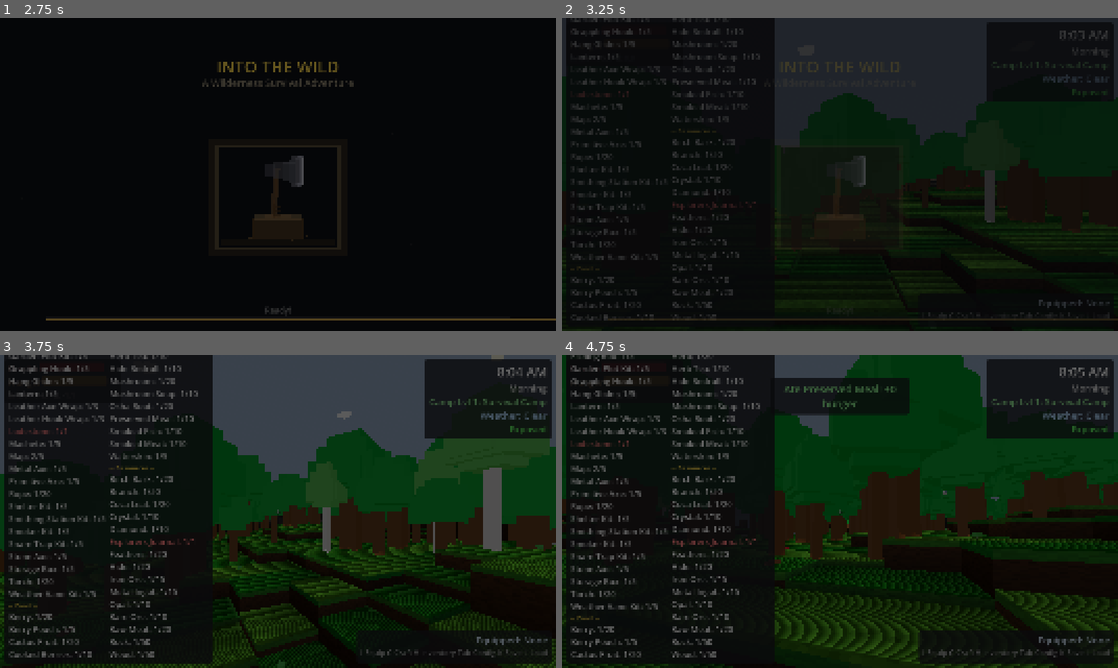
Above: before the commit, frames 1-4 (two rows, left to right).
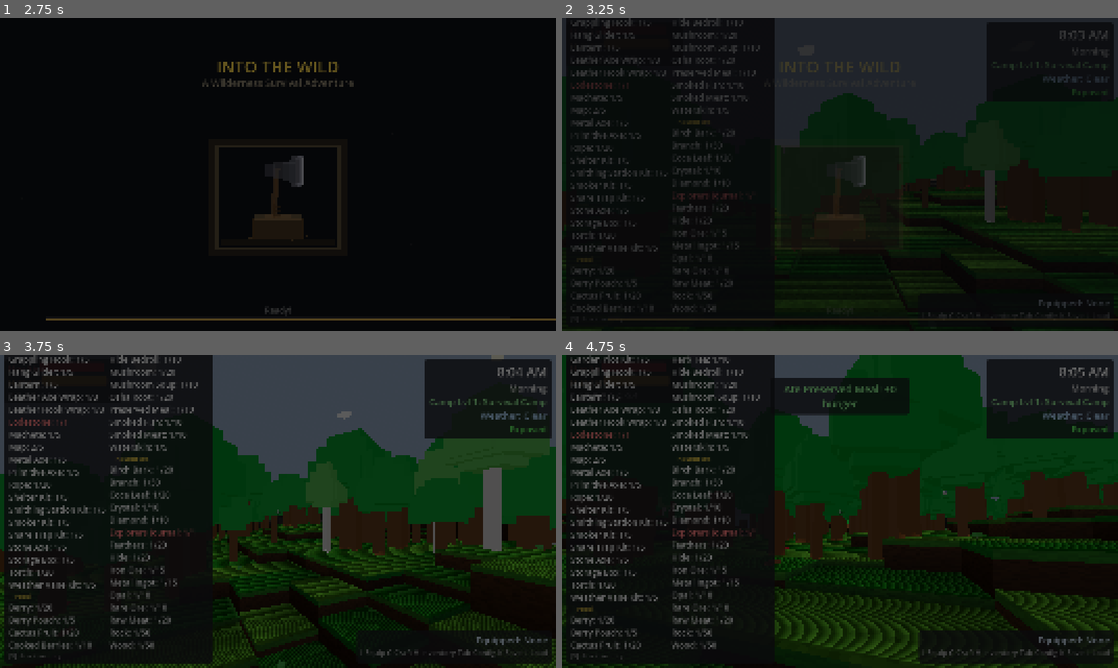
Above: after the commit, the same moments.

Repository: adchamberlain/into-the-wild
Game: Godot game, scene res://scenes/main.tscn
Two runs of this game, one before a commit and one after it. Both use one fixed random seed, a clock stepped at 60 frames per second and the inputs below.
Inputs (mouse positions are in pixels of both pictures, inside the frame that each line leads up to):
- Up to frame 1 (2.75 s): tap Enter at 0.5, 2 s; move the mouse to (305, 174) at 0.52 s; hold F (eat) 0.53-1.28 s; hold W (move_forward) from 0.53 s (still down); click (305, 174) at 0.67 s; tap Space (jump) at 0.77, 1.07, 1.25, 1.52, 1.82 s; move the mouse to (250, 174) at 1.27 s; tap C (crouch) at 1.35 s; tap F (eat) at 1.55, 2.3 s; move the mouse to (289, 168) at 2.02 s; hold T (cycle_ammo) from 2.03 s (still down)
- Up to frame 2 (3.25 s): keep holding W (move_forward); move the mouse to (834, 180) at 2.77 s; release T (cycle_ammo) at 2.78 s; tap F (eat) at 2.85 s; click (834, 180) at 2.92 s; tap Space (jump) at 3.02 s
- Up to frame 3 (3.75 s): keep holding W (move_forward); tap Space (jump) at 3.32 s; move the mouse to (316, 514) at 3.52 s; hold E (interact) from 3.53 s (still down)
- Up to frame 4 (4.75 s): keep holding W (move_forward); tap Space (jump) at 3.77, 4.07, 4.52 s; tap F (eat) at 3.8, 4.55 s; move the mouse to (795, 508) at 4.27 s; release E (interact) at 4.28 s; tap M (move_structure) at 4.35 s

Frame 1 is identical in both runs. In frame 2, 4.9% of the frame differs, in the area x 1-36%, y 0-97%; in frame 3, 8.4%, in the area x 1-36%, y 0-98%; in frame 4, 8.4%.

Commit message:
Add toggle hint to inventory panel showing V or D-pad Left
Small grey hint at the bottom of the inventory panel reads
"[V] Hide inventory" on keyboard or "[D←] Hide inventory"
on controller. Updates when input device changes.

Co-Authored-By: Claude Opus 4.6 <noreply@anthropic.com>

Diff:
--- a/scripts/ui/hud.gd
+++ b/scripts/ui/hud.gd
@@ -33,6 +33,7 @@
 # How many items fit in one column before splitting to two columns
 const INVENTORY_COLUMN_THRESHOLD: int = 14
 var inventory_visible: bool = true
+var inventory_toggle_hint: Label = null
 
 # Equipment
 @onready var equipped_label: Label = $EquippedPanel/EquippedContainer/EquippedLabel
@@ -273,6 +274,9 @@
 
 	# Create gliding state indicator (hidden by default)
 	_create_gliding_indicator()
+
+	# Create inventory toggle hint at bottom of panel
+	_create_inventory_toggle_hint()
 
 	# Initialize displays
 	_update_inventory_display()
@@ -334,6 +338,7 @@
 	# Update any visible prompts
 	_update_equipped_display()
 	_update_resting_prompt()
+	_update_inventory_toggle_hint()
 
 
 func _on_interaction_cleared() -> void:
@@ -1063,6 +1068,29 @@
 
 	# Hide overlay when done
 	tween.tween_callback(func(): fade_overlay.visible = false)
+
+
+func _create_inventory_toggle_hint() -> void:
+	var vbox: VBoxContainer = inventory_panel.get_node_or_null("VBoxContainer") if inventory_panel else null
+	if not vbox:
+		return
+	inventory_toggle_hint = Label.new()
+	inventory_toggle_hint.name = "ToggleHint"
+	inventory_toggle_hint.add_theme_font_override("font", HUD_FONT)
+	inventory_toggle_hint.add_theme_font_size_override("font_size", 26)
+	inventory_toggle_hint.add_theme_color_override("font_color", Color(0.55, 0.55, 0.55, 1))
+	_update_inventory_toggle_hint()
+	vbox.add_child(inventory_toggle_hint)
+
+
+func _update_inventory_toggle_hint() -> void:
+	if not inventory_toggle_hint:
+		return
+	var using_ctrl: bool = input_manager and input_manager.is_using_controller()
+	if using_ctrl:
+		inventory_toggle_hint.text = "[D←] Hide inventory"
+	else:
+		inventory_toggle_hint.text = "[V] Hide inventory"
 
 
 func _create_compass_panel() -> void:
